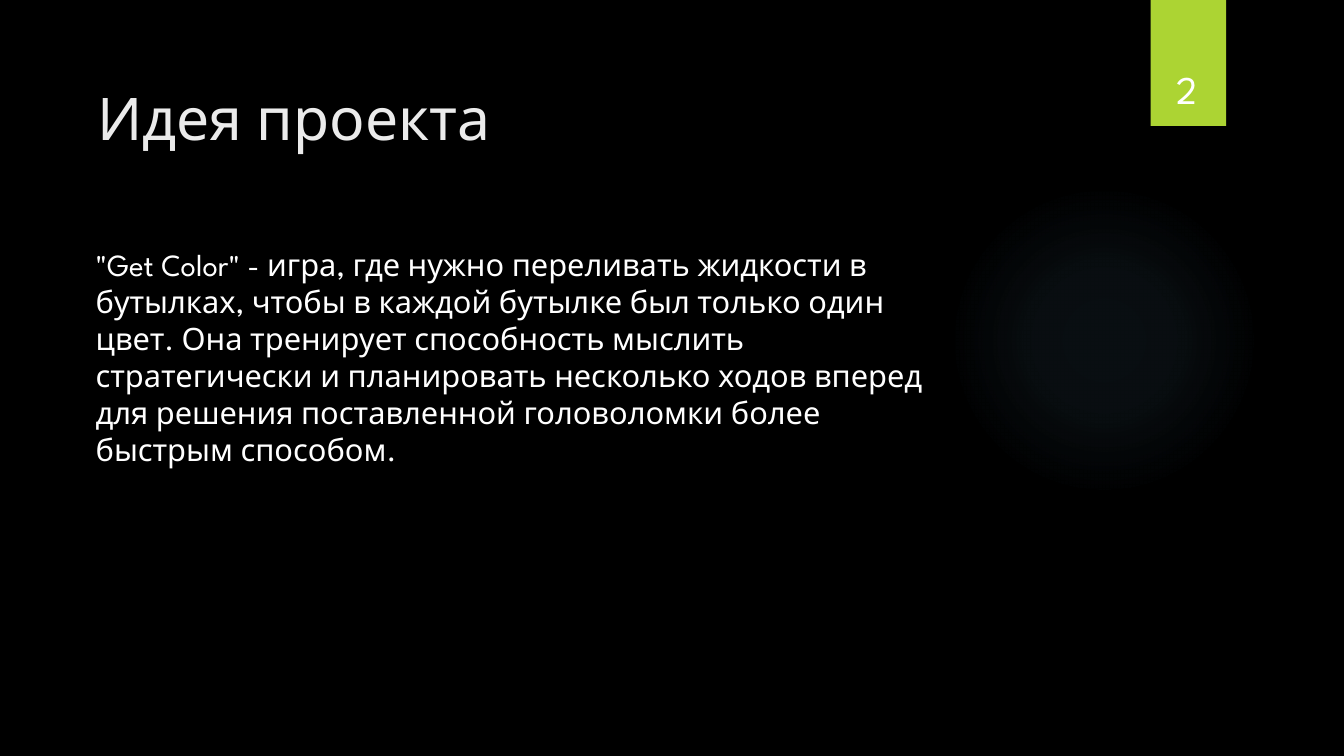
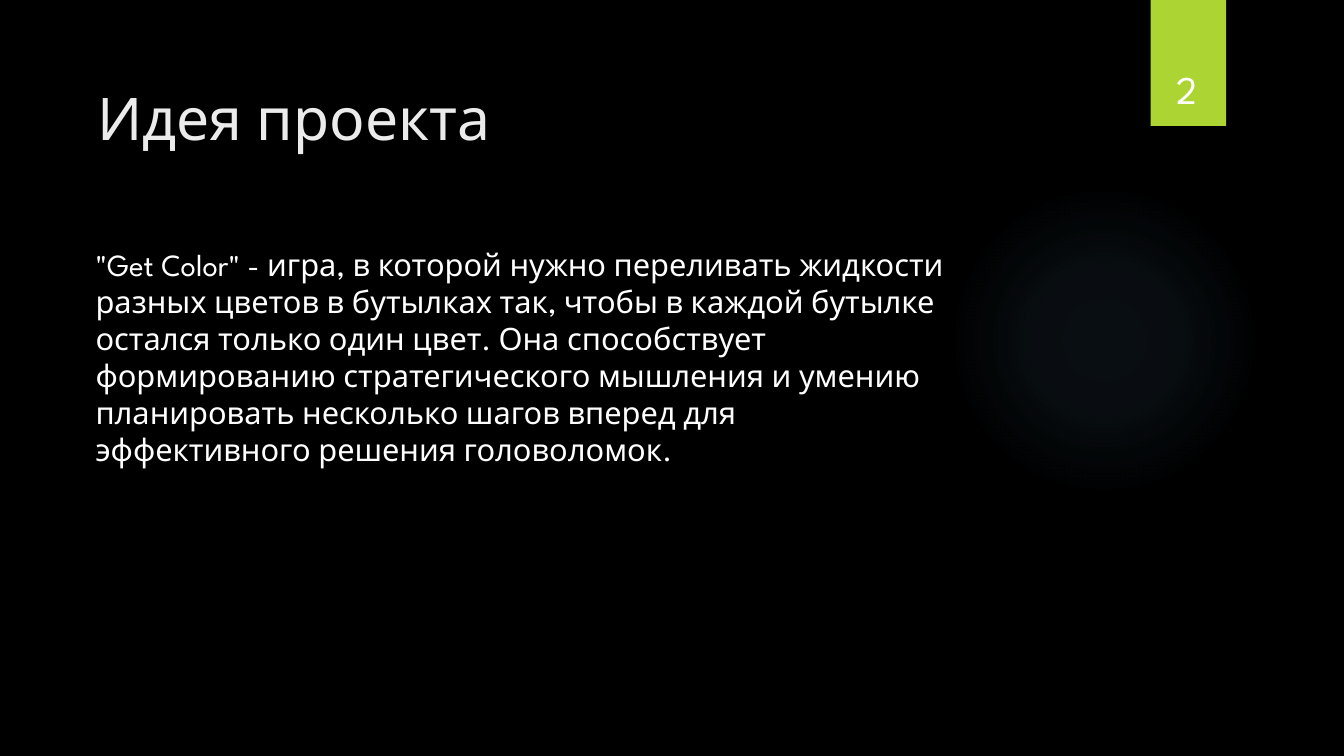
Before and after one commit to BorislavTimoshin/ColorSortBottles, a slide deck: slide 2 of description_project/Презентация.pptx. Drawn at 1344x756 pixels with LibreOffice and Linux fonts; fonts in the diff are those of the drawing; background and template pictures are left out. Boxes give left, top, right and bottom in pixels: in the first picture for what was removed or moved away, otherwise in the second. Text is boxed around its words. In the diff, an @@ line names an element or a change of style, - is before the commit and + after.

```diff
--- a/description_project/Презентация.pptx
+++ b/description_project/Презентация.pptx
@@ text at (x1=96, y1=252, x2=943, y2=469): text changed @@
-"Get Color" - игра, где нужно переливать жидкости в бутылках, чтобы в каждой бутылке был только один цвет. Она тренирует способность мыслить стратегически и планировать несколько ходов вперед для решения поставленной головоломки более быстрым способом.
+"Get Color" - игра, в которой нужно переливать жидкости разных цветов в бутылках так, чтобы в каждой бутылке остался только один цвет. Она способствует формированию стратегического мышления и умению планировать несколько шагов вперед для эффективного решения головоломок.
```
Also in this commit, not shown: 2 other files.
